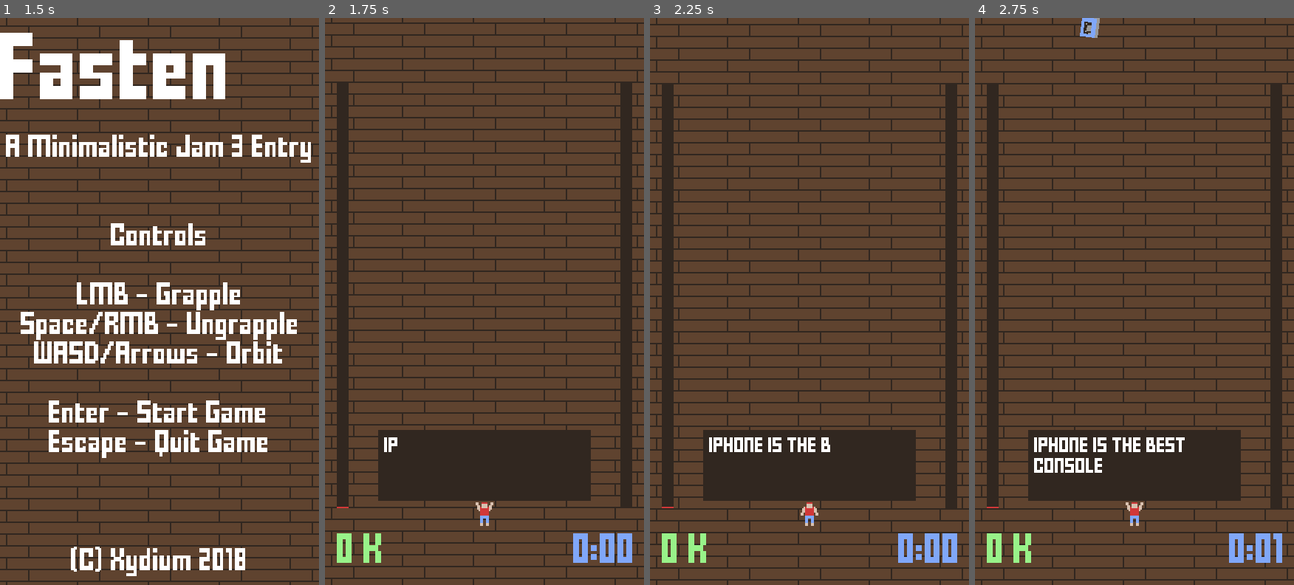
Above: before the commit, frames 1-4 (left to right).
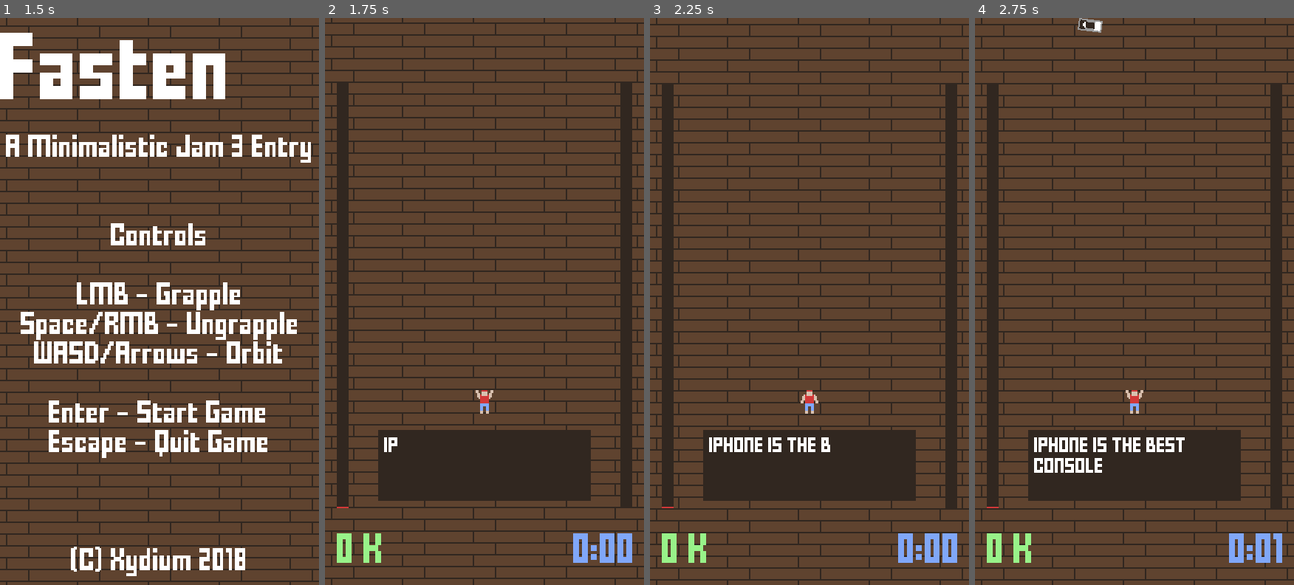
Above: after the commit, the same moments.

Repository: Xydium/Fasten-MinJam3
Game: Godot game, scene res://Scenes/Menu.tscn
The game is run twice, just before and just after one commit, with the same random seed, the same clock (stepped at 60 frames per second) and the same inputs.
Inputs (mouse positions are in pixels of both pictures, inside the frame that each line leads up to):
- Up to frame 1 (1.5 s): tap Enter at 0.5 s; move the mouse to (229, 273) at 0.52 s; hold D (OrbitRight) 0.53-1.28 s; hold Enter 0.53-1.28 s; tap Space (UnGrapple) at 1.25 s; move the mouse to (95, 329) at 1.27 s; hold S (OrbitDown) from 1.28 s (still down); click (95, 329) at 1.35 s
- Up to frame 2 (1.75 s): keep holding S (OrbitDown); tap Enter at 1.55 s
- Up to frame 3 (2.25 s): move the mouse to (841, 176) at 2.02 s; release S (OrbitDown) at 2.03 s; hold D (OrbitRight) from 2.03 s (still down); hold Enter from 2.03 s (still down); tap Space (UnGrapple) at 2.1 s
- Up to frame 4 (2.75 s): keep holding D (OrbitRight); keep holding Enter

Frame 1 is identical in both runs. In frame 2, 0.2% of the frame differs, in the area x 47-53%, y 65-90%; in frame 3, 0.2%; in frame 4, 0.5%, in the area x 32-53%, y 0-90%.

Commit message:
Added Record Sprite, Changed Position Restore Rate

Diff:
--- a/Scripts/AntiqueSpawner.gd
+++ b/Scripts/AntiqueSpawner.gd
@@ -7,8 +7,9 @@
 const WALKMAN = preload("res://Sprites/Walkman.png")
 const VHS_TAPE = preload("res://Sprites/VHSTape.png")
 const NES_CONTROLLER = preload("res://Sprites/NESController.png")
-const TEXTURES = [COMPUTER, MODEM, WALKMAN, VHS_TAPE, NES_CONTROLLER]
-const NAMES = ["Commodore64", "56k Modem", "Walkman", "VHS Tape", "NES"]
+const VINYL = preload("res://Sprites/Vinyl.png")
+const TEXTURES = [COMPUTER, MODEM, WALKMAN, VHS_TAPE, NES_CONTROLLER, VINYL]
+const NAMES = ["Commodore64", "56k Modem", "Walkman", "VHS Tape", "NES", "Record"]
 
 onready var game = $".."
 onready var player = $"../Player"
--- a/Scripts/Player.gd
+++ b/Scripts/Player.gd
@@ -2,10 +2,11 @@
 
 const GRAPPLE_PULL = 200 #px/sec/sec
 const FREE_MOVE_ACCEL = 200 #px/sec/sec
-const GRAPPLE_TOLERANCE =20 #px
+const GRAPPLE_TOLERANCE = 32 #px
 const BOOST_FACTOR = 0.1
 const MIN_GRAPPLE_RADIUS = 32 #px
 const RAGE_DURATION = 60 #sec
+const RESTORE_STRENGTH = 4
 const DIR = {
 	"OrbitUp": Vector2(0, -1),
 	"OrbitLeft": Vector2(-1, 0),
@@ -15,7 +16,7 @@
 
 onready var game = $"/root/Game"
 onready var mlog = $"/root/Game/UI/Monologue"
-onready var spawn_pos = Vector2(game.RESOLUTION.x / 2, game.RESOLUTION.y - 48)
+onready var spawn_pos = Vector2(game.RESOLUTION.x / 2, game.RESOLUTION.y - 124)
 
 var grappling = false
 var grapple_target = null
@@ -143,8 +144,8 @@
 	velocity.x *= 0.97
 	velocity.y *= 0.99
 	position += velocity * delta
-	position.x = lerp(position.x, spawn_pos.x, 0.03)
-	position.y = lerp(position.y, spawn_pos.y, 0.03)
+	position.x = lerp(position.x, spawn_pos.x, RESTORE_STRENGTH * delta)
+	position.y = lerp(position.y, spawn_pos.y, RESTORE_STRENGTH * delta)
 	restore_velocity = (position - unlerped) / delta
 
 func free_move(delta):
Binary file added: Sprites/Vinyl.png
Not shown, added: Sprites/Vinyl.png.import
Not shown, added: Sprites/Vinyl.pyxel
